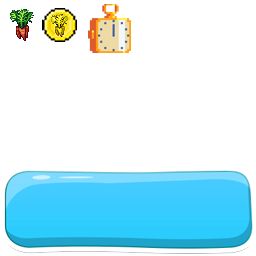
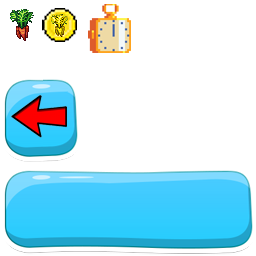
The second 256×256 image is a revision of the first. Changes to its layers:
added layer "Слой 6" above "Слой 5" over <box>11,95,67,138</box>
added layer "Слой 5" above "Слой 4" over <box>4,79,78,162</box>
